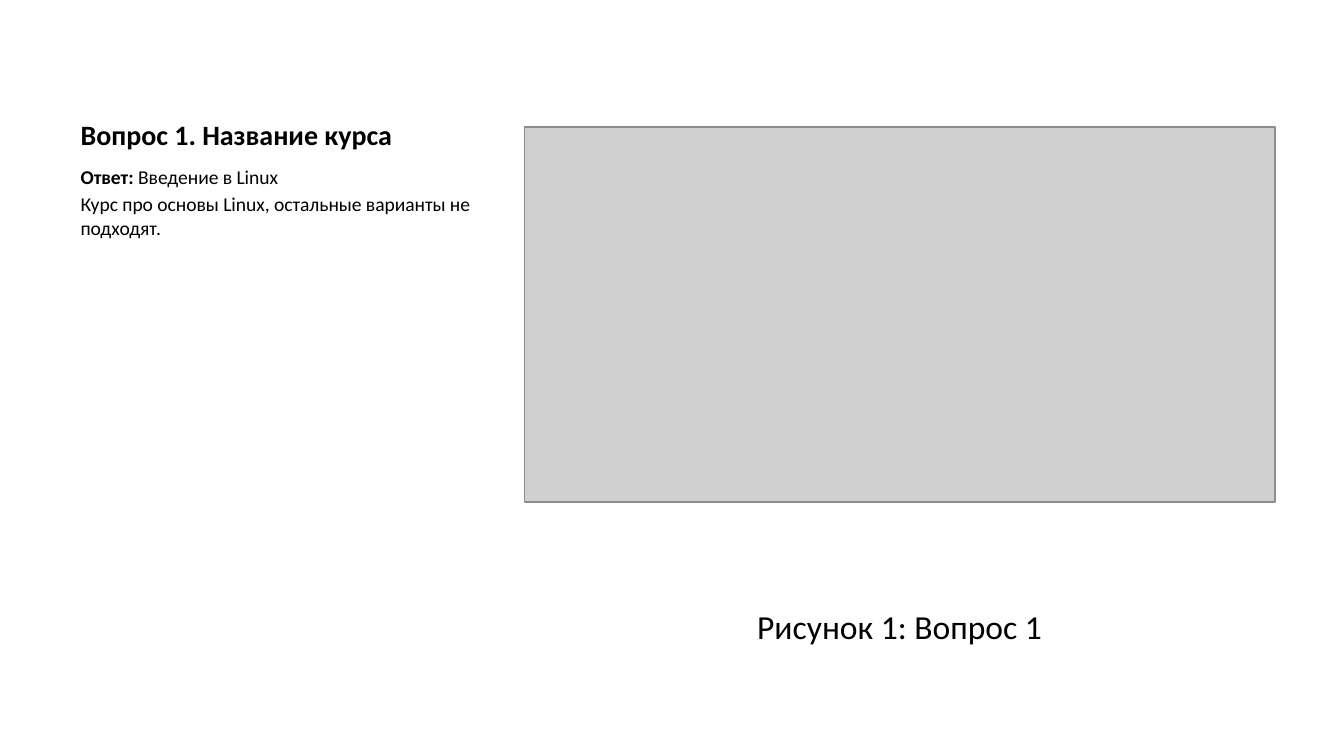
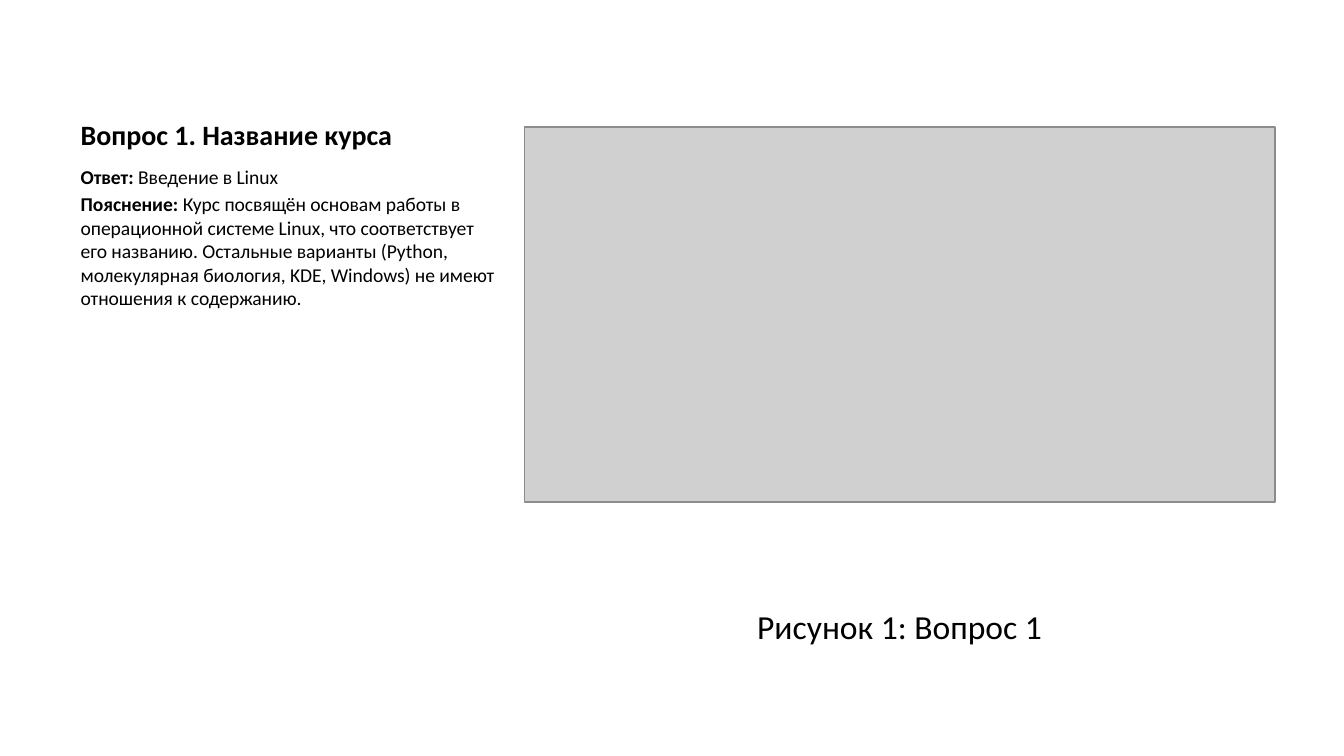
Before and after one commit to asivanova1/stepik-linux-course, a slide deck: slide 7 of stepik/razdel/01/presentation/output/presentation_stepik_1.pptx. Drawn at 1344x756 pixels with LibreOffice and Linux fonts; fonts in the diff are those of the drawing; grey boxes stand for pictures. Boxes give left, top, right and bottom in pixels: in the first picture for what was removed or moved away, otherwise in the second. Text is boxed around its words. In the diff, an @@ line names an element or a change of style, - is before the commit and + after.

```diff
--- a/stepik/razdel/01/presentation/output/presentation_stepik_1.pptx
+++ b/stepik/razdel/01/presentation/output/presentation_stepik_1.pptx
@@ text at (81, 197, 494, 309): text changed @@
-Курс про основы Linux, остальные варианты не подходят.
+Пояснение: Курс посвящён основам работы в операционной системе Linux, что соответствует его названию. Остальные варианты (Python, молекулярная биология, KDE, Windows) не имеют отношения к содержанию.
```
Also in this commit, not shown: 31 other slides changed, 3 slides removed, 25 other files.
